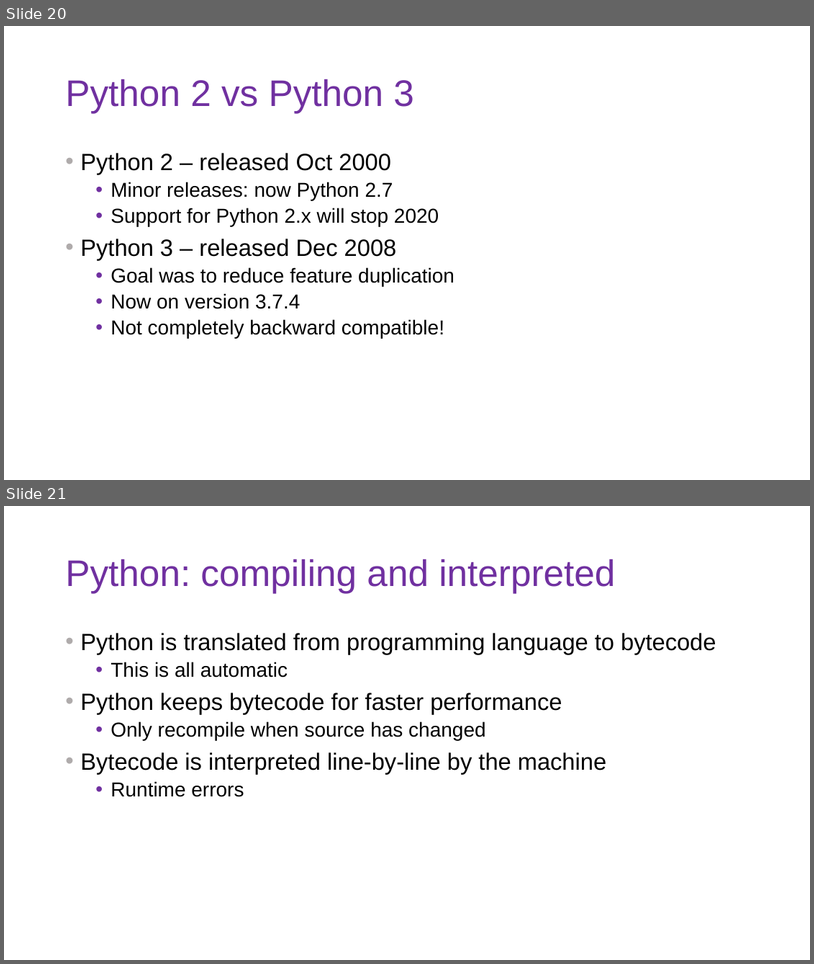
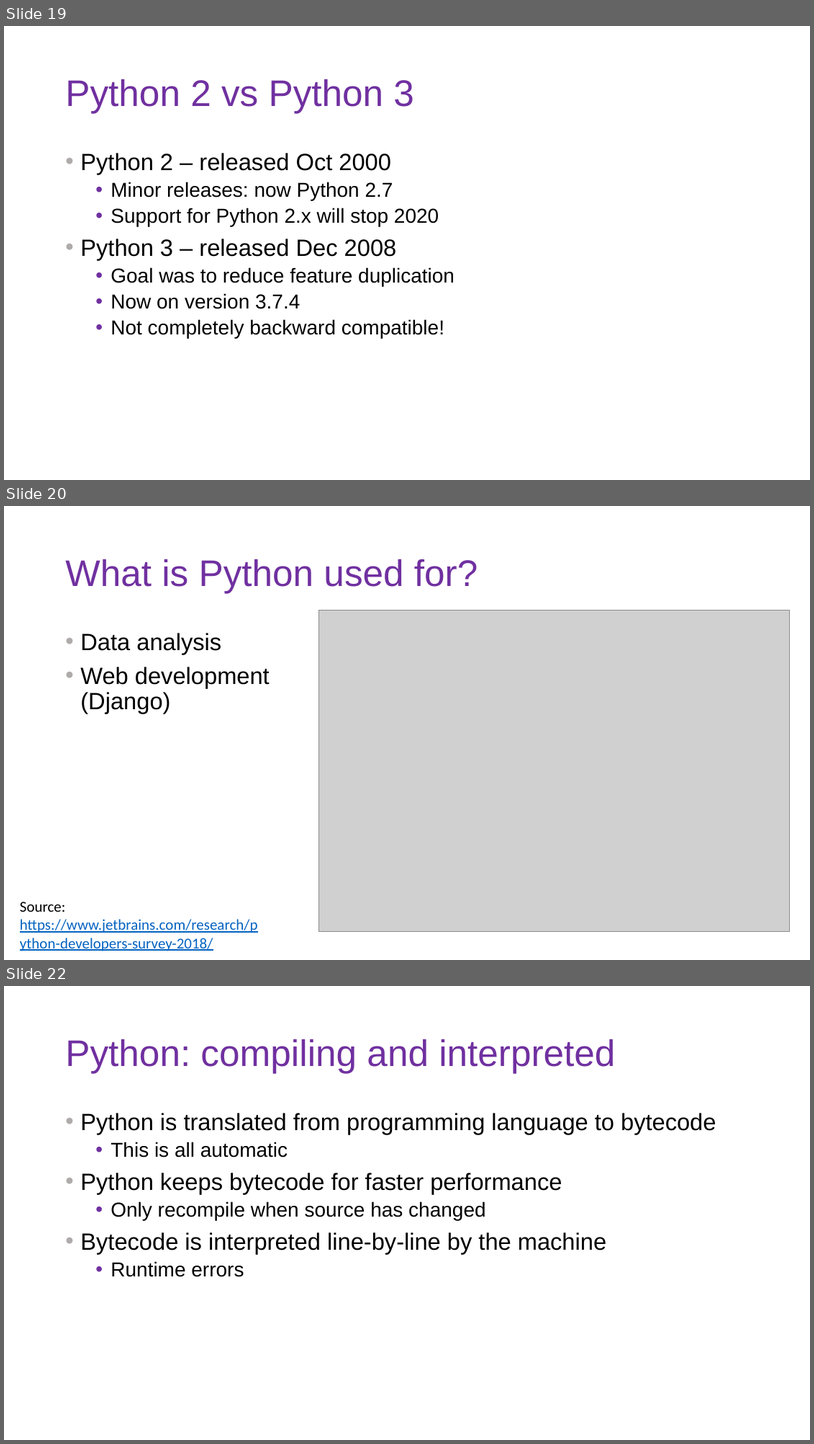
Before and after one commit to DoriMG/SN_python_course, a slide deck: lectures/1_intro_cs.pptx. Shown one above the other, each under a label of ours: slides 20 and 21 before the commit, slides 19, 20 and 22 after it; the slides between them are not shown. The pictures are 814x964 and 814x1444 pixels, drawn with LibreOffice and Linux fonts; fonts in the diff are those of the drawing; grey boxes stand for pictures. Boxes give left, top, right and bottom in pixels: in the first picture for what was removed or moved away, otherwise in the second. Text is boxed around its words. In the diff, an @@ line names an element or a change of style, - is before the commit and + after.

```diff
--- a/lectures/1_intro_cs.pptx
+++ b/lectures/1_intro_cs.pptx
@@ slide 20 added at <box>4,506,810,960</box>, background #FFFFFF @@
@@ title added at <box>65,559,478,593</box>, 44 pt, text #7030A0 @@
+What is Python used for?
@@ picture added at <box>319,610,790,932</box> @@
@@ text added at <box>80,633,270,713</box>, 28 pt, text #000000 @@
+• Data analysis
+• Web development
+  (Django)
@@ text added at <box>20,901,258,951</box>, 18 pt, text #0563C1, underline @@
+Source: https://www.jetbrains.com/research/python-developers-survey-2018/
@@ what was slide 20 is now slide 19 @@
@@ what was slide 21 is now slide 22 @@
```
Also in this commit, not shown: 5 other slides added, 12 slides removed, 40 other files.
